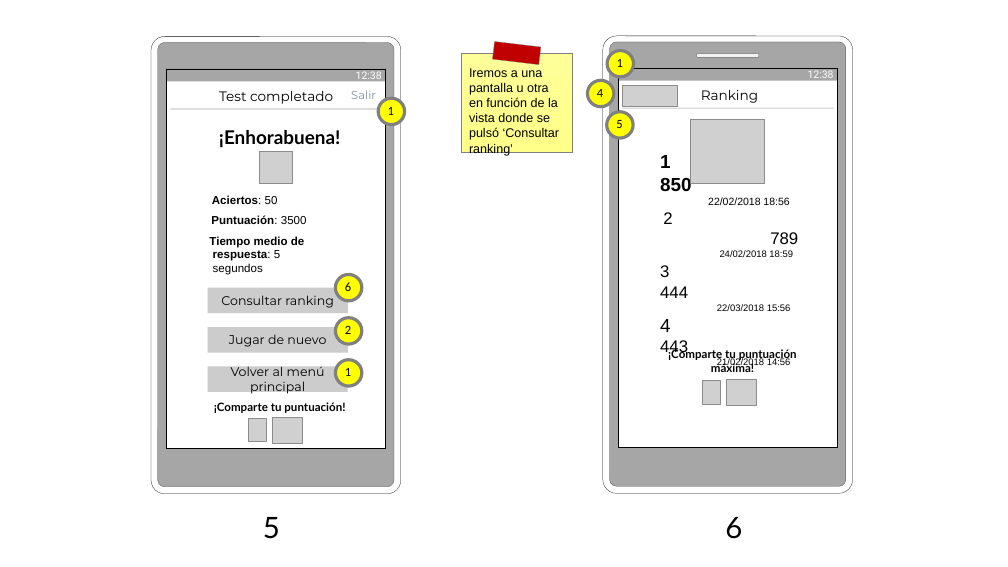
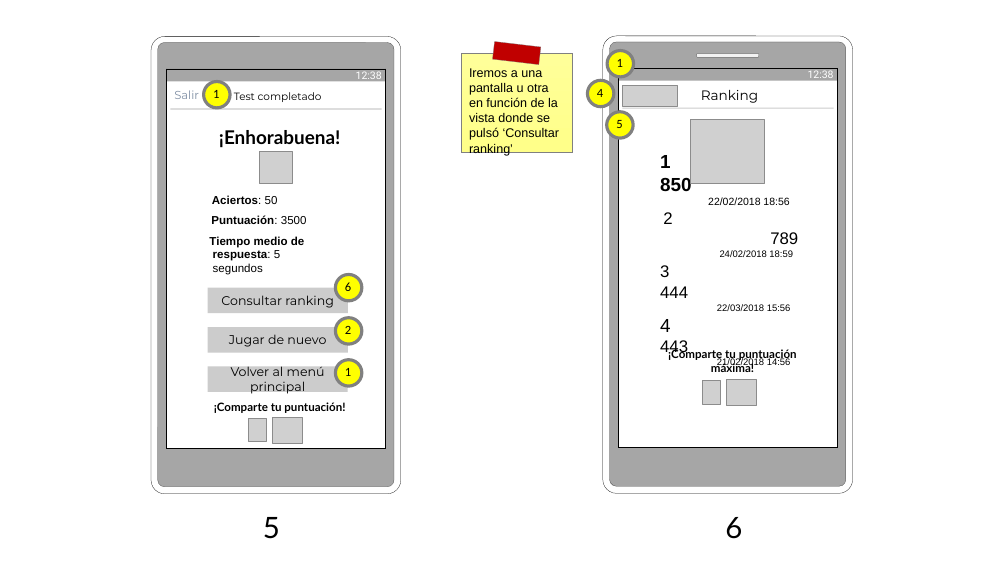
Before and after one commit to AlfonsoLRz/Quiz, a slide deck: slide 4 of doc/Storyboard.pptx. Drawn at 1008x567 pixels with LibreOffice and Linux fonts; fonts in the diff are those of the drawing; grey boxes stand for pictures. Boxes give left, top, right and bottom in pixels: in the first picture for what was removed or moved away, otherwise in the second. Text is boxed around its words. In the diff, an @@ line names an element or a change of style, - is before the commit and + after.

```diff
--- a/doc/Storyboard.pptx
+++ b/doc/Storyboard.pptx
@@ text "Salir": place and size @@
-text "Salir" at (351,90,376,99)
+text "Salir" at (174,90,199,99)
@@ ellipse: place and size @@
-ellipse at (378,98,405,125)
+ellipse at (203,82,230,108)
@@ text "1": place and size @@
-text "1" at (388,107,394,115)
+text "1" at (213,90,219,98)
@@ text "Test completado": place and size @@
-text "Test completado" at (219,91,333,104)
+text "Test completado" at (234,92,322,102)
@@ text "Test completado" at (234,92,322,102): size 13 to 10 pt @@
```
Also in this commit, not shown: 5 other slides changed, 1 slide added, 1 other file.
